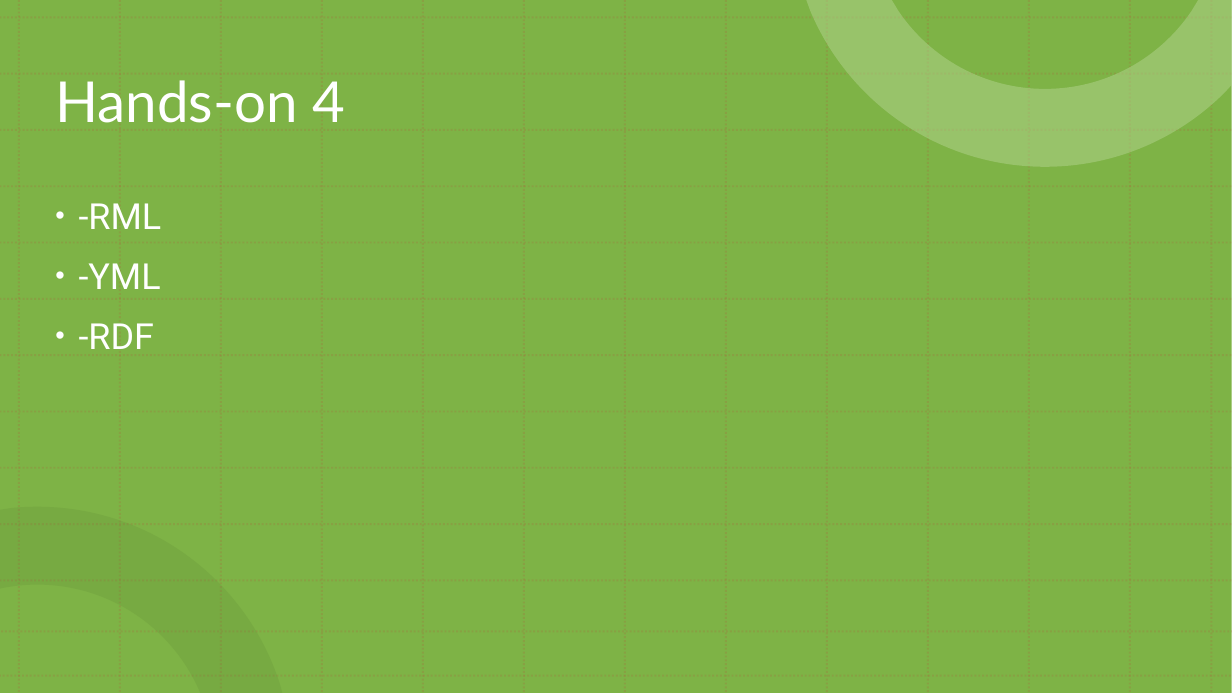
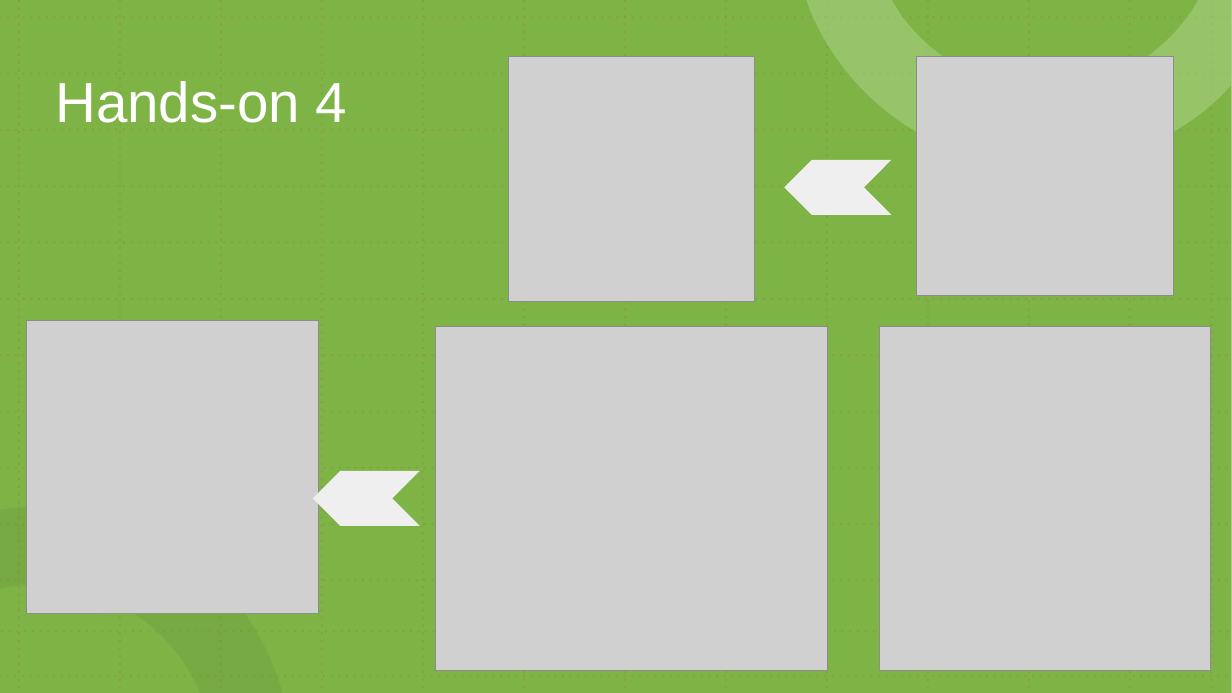
Before and after one commit to jdlgc/Curso2021-2022, a slide deck: slide 8 of HandsOn/Group19/presentation/Calidad_del_aire_en_Madrid.pptx (slide 9 before the commit). Drawn at 1232x693 pixels with LibreOffice and Linux fonts; fonts in the diff are those of the drawing; grey boxes stand for pictures. Boxes give left, top, right and bottom in pixels: in the first picture for what was removed or moved away, otherwise in the second. Text is boxed around its words. In the diff, an @@ line names an element or a change of style, - is before the commit and + after.

```diff
--- a/HandsOn/Group19/presentation/Calidad_del_aire_en_Madrid.pptx
+++ b/HandsOn/Group19/presentation/Calidad_del_aire_en_Madrid.pptx
@@ freeform shape at (807, 0, 1232, 167): fill #B2D38E at 50% opacity to #B1D38C at 50% opacity @@
@@ title "Hands-on 4" at (55, 81, 347, 123): font Lato to Arial @@
@@ picture added at (509, 56, 755, 302) @@
@@ picture added at (917, 56, 1174, 296) @@
@@ chevron added at (785, 160, 892, 215), fill #EFEFEF @@
@@ text removed at (79, 203, 162, 349) @@
-• -RML
-• -YML
-• -RDF
@@ picture added at (26, 321, 318, 613) @@
@@ picture added at (436, 326, 828, 670) @@
@@ picture added at (880, 326, 1211, 670) @@
@@ chevron added at (312, 471, 420, 527), fill #EFEFEF @@
@@ freeform shape at (0, 506, 282, 693): fill #5E8635 at 20% opacity to #5E8634 at 20% opacity @@
```
Also in this commit, not shown: 10 other slides changed, 2 slides removed, 2 other files.
